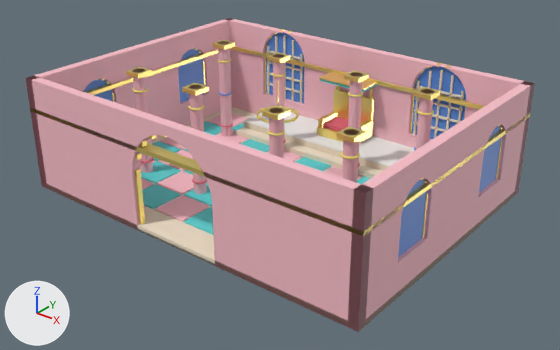
A saved change to the glTF model docs/models/mahal/rooms/room_darbar_hall.glb.
Both versions are drawn from a 50 mm camera at (22.8, -28.3, 18.5) aimed at (0.6, -0.6, 1.3). Lighting does not change. The marker at lower left points along +X, +Y and +Z. The older version comes first. Vertices at exactly the same position are counted once.

In view in the first picture: 'Room_DarbarHall'.
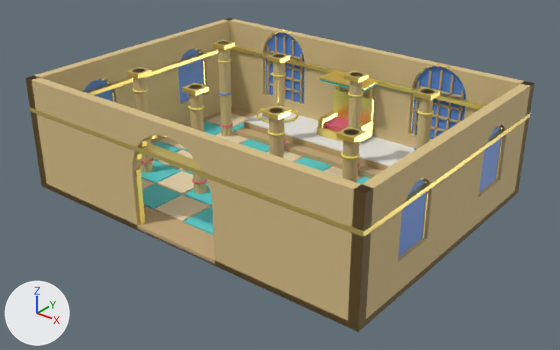
Boxes [x1, y1, x2, y2] around the edits, measured in the pictures (560 x 350 px; the box of a moved part takes in the faces that stretch with it):
part 1 of me_room_darbarhallmesh, moved or reshaped: before [30, 49, 529, 237]; after [85, 49, 530, 237]
part 2 of me_room_darbarhallmesh, recoloured: [41, 35, 519, 331] in both
part 3 of me_room_darbarhallmesh, recoloured: [141, 113, 362, 222] in both
part 4 of me_room_darbarhallmesh, recoloured (pink to beige): [26, 18, 534, 332] in both

The change, as a diff of the scene's bpy script:
```diff
--- a/docs/models/mahal/rooms/room_darbar_hall.glb.py
+++ b/docs/models/mahal/rooms/room_darbar_hall.glb.py
@@ mat_mahal_wall_sandstone @@
+mat_mahal_wall_sandstone = principled_material('Mahal_Wall_Sandstone')
+mat_mahal_wall_sandstone.base_color = (0.694, 0.527, 0.25)  # beige #d9c089
+mat_mahal_wall_sandstone.roughness = 0.75
@@ mat_mahal_sandstonefloor @@
+mat_mahal_sandstonefloor = principled_material('Mahal_SandstoneFloor')
+mat_mahal_sandstonefloor.base_color = (0.584, 0.413, 0.202)  # brown #c9ac7c
+mat_mahal_sandstonefloor.roughness = 0.7
@@ mat_mahal_wall_cream @@
+mat_mahal_wall_cream = principled_material('Mahal_Wall_Cream')
+mat_mahal_wall_cream.base_color = (0.847, 0.708, 0.451)  # beige #eddbb3
+mat_mahal_wall_cream.roughness = 0.72
@@ me_room_darbarhallmesh @@
 # used by ob_room_darbarhall; location = (0.0, 0.0, 0.15)
-me_room_darbarhallmesh.from_pydata(...)  # 5653 vertices, 10494 faces; spans x -10.0..10.0, y -7.5..7.6, z -0.2..5.9
+me_room_darbarhallmesh.from_pydata(...)  # 5661 vertices, 10494 faces; spans x -10.0..10.0, y -7.5..7.6, z -0.2..5.9
+# me_room_darbarhallmesh part 1
+# 20 faces are deleted
+# 8 vertices are added at x -10.0..10.0, y -7.5..7.5, z 4.1..4.3
+# 20 new faces join them, mat_mahal_gold (yellow #fae281)
+# me_room_darbarhallmesh part 2: 264 faces spanning x -10.0..10.0, y -7.5..7.5, z -0.2..5.6 switch from mat_mahal_sandstone (beige #f1e1c8) to mat_mahal_sandstonefloor (brown #c9ac7c)
+# me_room_darbarhallmesh part 3: 324 faces spanning x -8.9..8.9, y -5.9..5.9, z 0.2 switch from mat_mahal_pink (pink #fabfc8) to mat_mahal_wall_cream (beige #eddbb3)
+# me_room_darbarhallmesh part 4: 1040 faces spanning x -10.0..10.0, y -7.5..7.5, z -0.2..5.8 switch from mat_mahal_pink (pink #fabfc8) to mat_mahal_wall_sandstone (beige #d9c089)
+# other edits to the shape of me_room_darbarhallmesh do not show in these pictures
 me_room_darbarhallmesh.materials.append(mat_mahal_teal)
```
